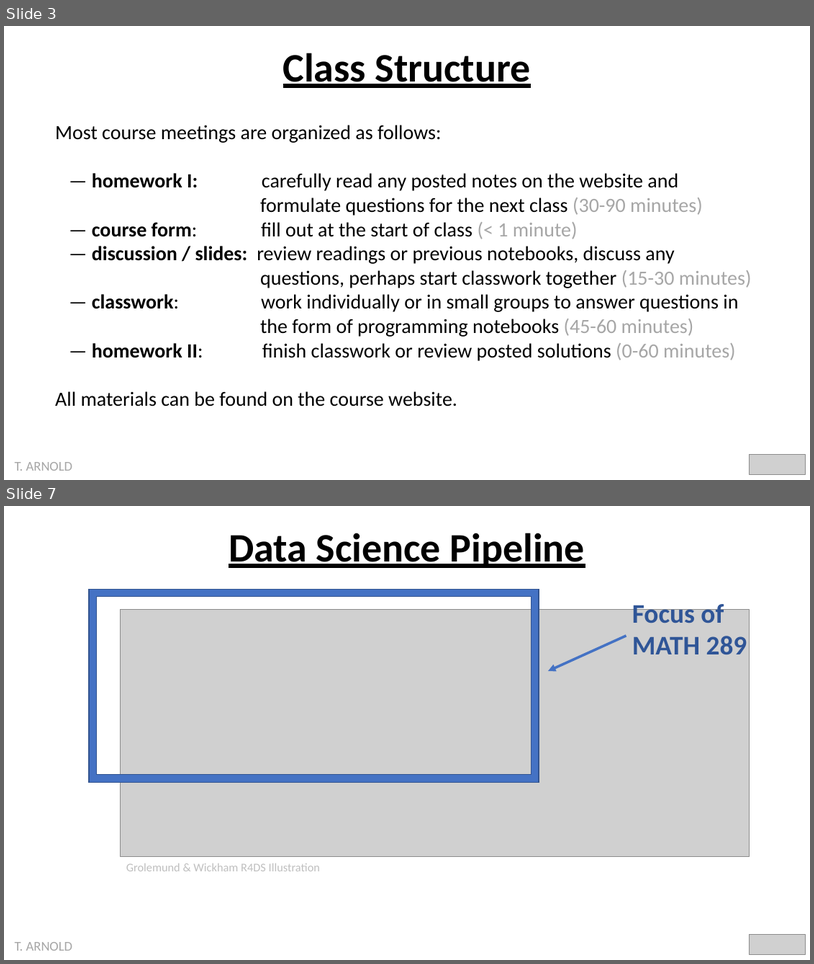
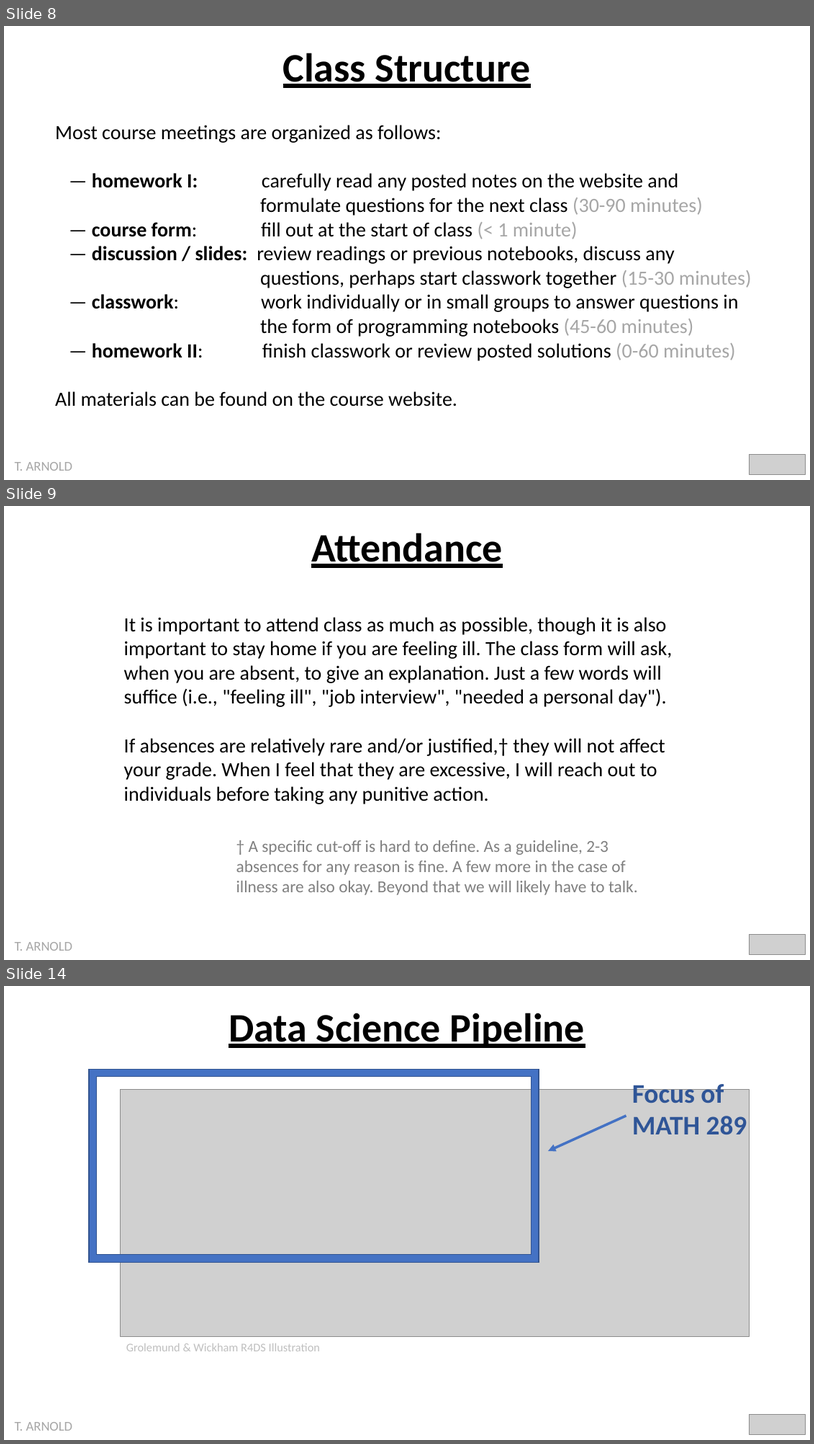
Before and after one commit to statsmaths/dsst289-f21, a slide deck: pslides/introduction.pptx. Shown one above the other, each under a label of ours: slides 3 and 7 before the commit, slides 8, 9 and 14 after it; the slides between them are not shown. The pictures are 814x964 and 814x1444 pixels, drawn with LibreOffice and Linux fonts; fonts in the diff are those of the drawing; grey boxes stand for pictures. Boxes give left, top, right and bottom in pixels: in the first picture for what was removed or moved away, otherwise in the second. Text is boxed around its words. In the diff, an @@ line names an element or a change of style, - is before the commit and + after.

```diff
--- a/pslides/introduction.pptx
+++ b/pslides/introduction.pptx
@@ slide 9 added at (4,506,810,960), background #FFFFFF @@
@@ text added at (311,533,503,568), 48 pt, text #000000, bold, underline @@
+Attendance
@@ text added at (124,617,672,804), 24 pt, text #000000 @@
+It is important to attend class as much as possible, though it is also important to stay home if you are feeling ill. The class form will ask, when you are absent, to give an explanation. Just a few words will suffice (i.e., "feeling ill", "job interview", "needed a personal day").
+If absences are relatively rare and/or justified,† they will not affect your grade. When I feel that they are excessive, I will reach out to individuals before taking any punitive action.
@@ text added at (237,840,638,895), 20 pt, text #808080 @@
+† A specific cut-off is hard to define. As a guideline, 2-3 absences for any reason is fine. A few more in the case of illness are also okay. Beyond that we will likely have to talk.
@@ picture added at (749,934,806,955) @@
@@ text added at (15,942,73,950), 16 pt, text #A6A6A6 @@
+T. ARNOLD
@@ what was slide 3 is now slide 8 @@
@@ what was slide 7 is now slide 14 @@
```
Also in this commit, not shown: 4 slides changed, 5 other slides added, 12 other files.
